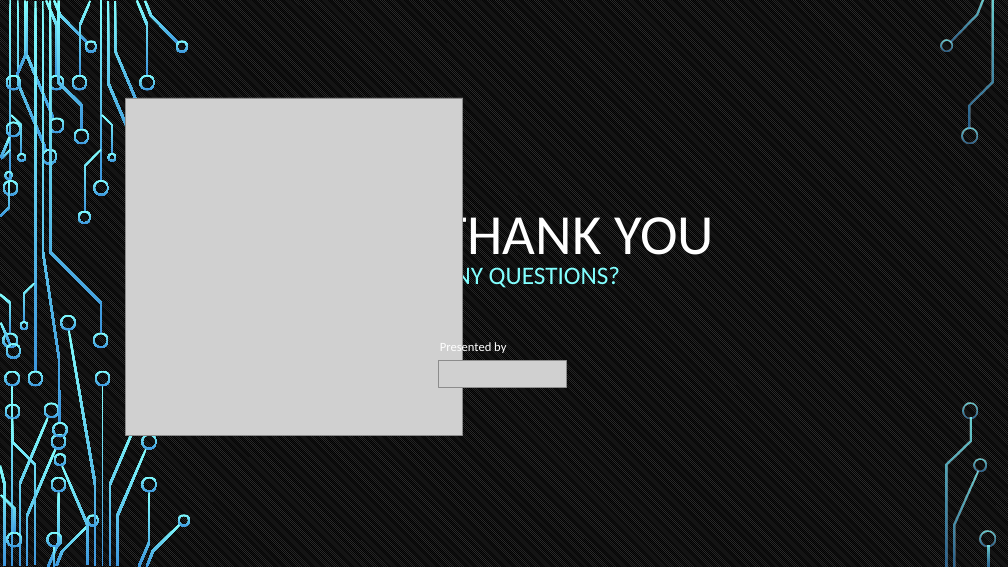
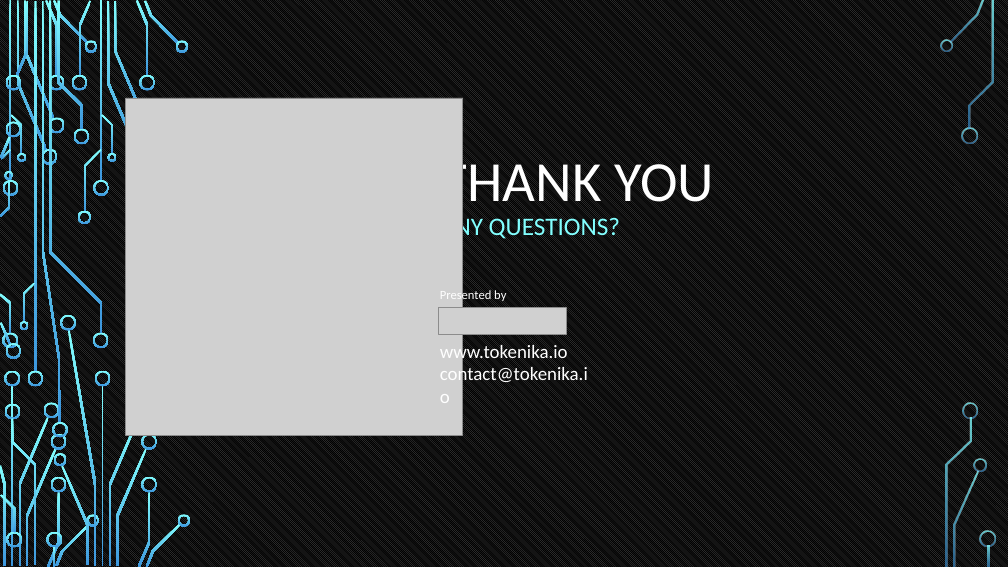
Before and after one commit to tokenika/tokenika.github.io, a slide deck: slide 49 of WarsawBlock.pptx. Drawn at 1008x567 pixels with LibreOffice and Linux fonts; fonts in the diff are those of the drawing; grey boxes stand for pictures. Boxes give left, top, right and bottom in pixels: in the first picture for what was removed or moved away, otherwise in the second. Text is boxed around its words. In the diff, an @@ line names an element or a change of style, - is before the commit and + after.

```diff
--- a/WarsawBlock.pptx
+++ b/WarsawBlock.pptx
@@ title "THANK YOU": place and size @@
-title "THANK YOU" at <box>440,206,714,267</box>
+title "THANK YOU" at <box>440,154,714,215</box>
@@ subtitle "ANY QUESTIONS?": place and size @@
-subtitle "ANY QUESTIONS?" at <box>440,263,620,290</box>
+subtitle "ANY QUESTIONS?" at <box>440,214,620,241</box>
@@ text "Presented by": place and size @@
-text "Presented by" at <box>440,341,506,355</box>
+text "Presented by" at <box>440,289,506,303</box>
@@ picture: place and size @@
-picture at <box>439,361,566,388</box>
+picture at <box>439,308,566,335</box>
@@ text added at <box>440,342,588,386</box>, 18 pt, text #FFFFFF @@
+www.tokenika.io
+contact@tokenika.io
```
Also in this commit, not shown: 9 other slides changed, 1 other file.
